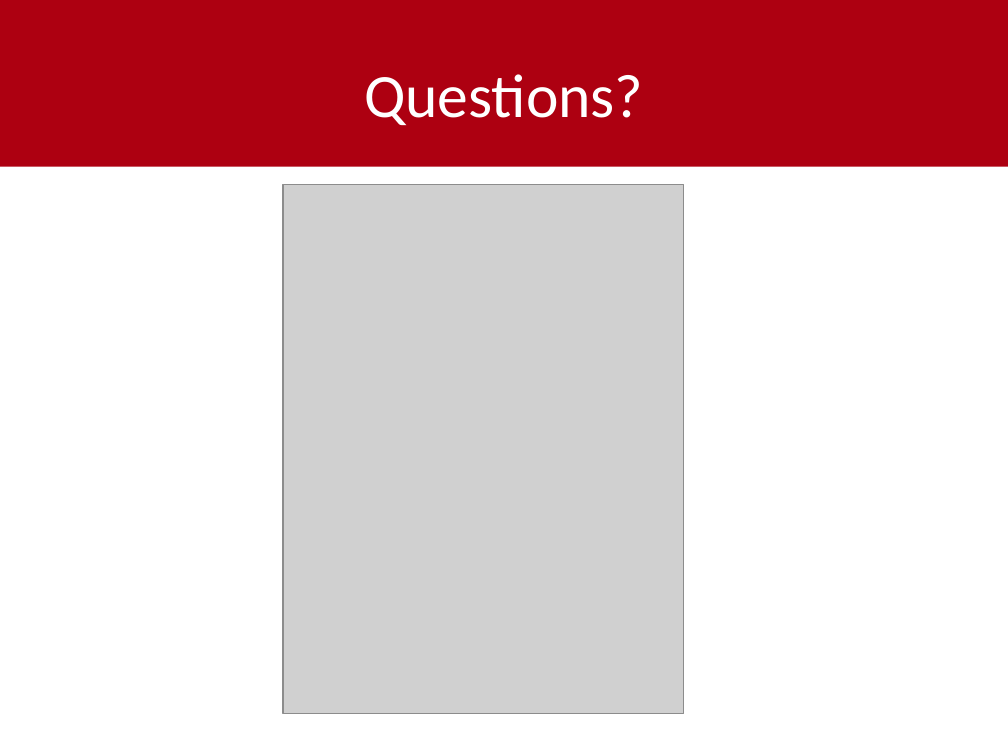
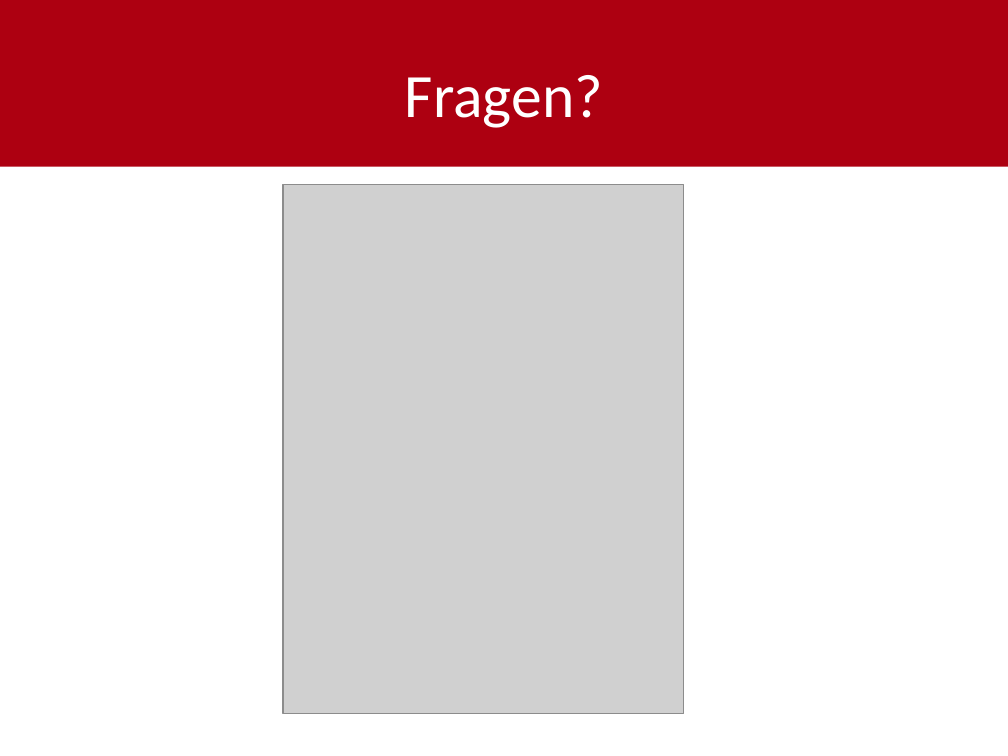
Before and after one commit to shylux/ch.bfh.bti7081.s2015.rot, a slide deck: slide 13 of doc/task07/design.pptx. Drawn at 1008x756 pixels with LibreOffice and Linux fonts; fonts in the diff are those of the drawing; grey boxes stand for pictures. Boxes give left, top, right and bottom in pixels: in the first picture for what was removed or moved away, otherwise in the second. Text is boxed around its words. In the diff, an @@ line names an element or a change of style, - is before the commit and + after.

```diff
--- a/doc/task07/design.pptx
+++ b/doc/task07/design.pptx
@@ title at [405,75,603,128]: text changed @@
-Questions?
+Fragen?
```
Also in this commit, not shown: 1 other slide changed, 1 slide added, 1 slide removed, 2 other files.
